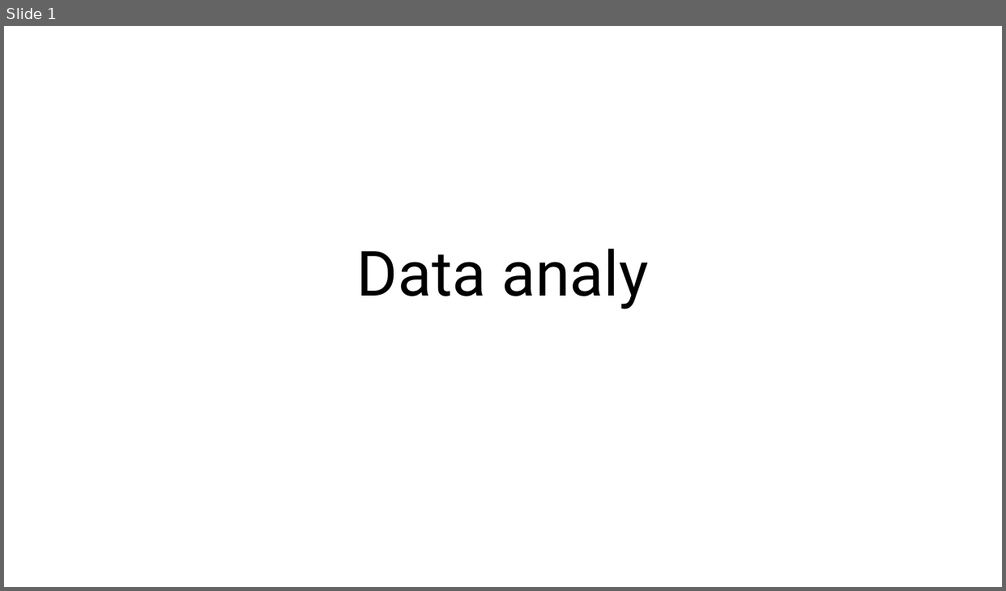
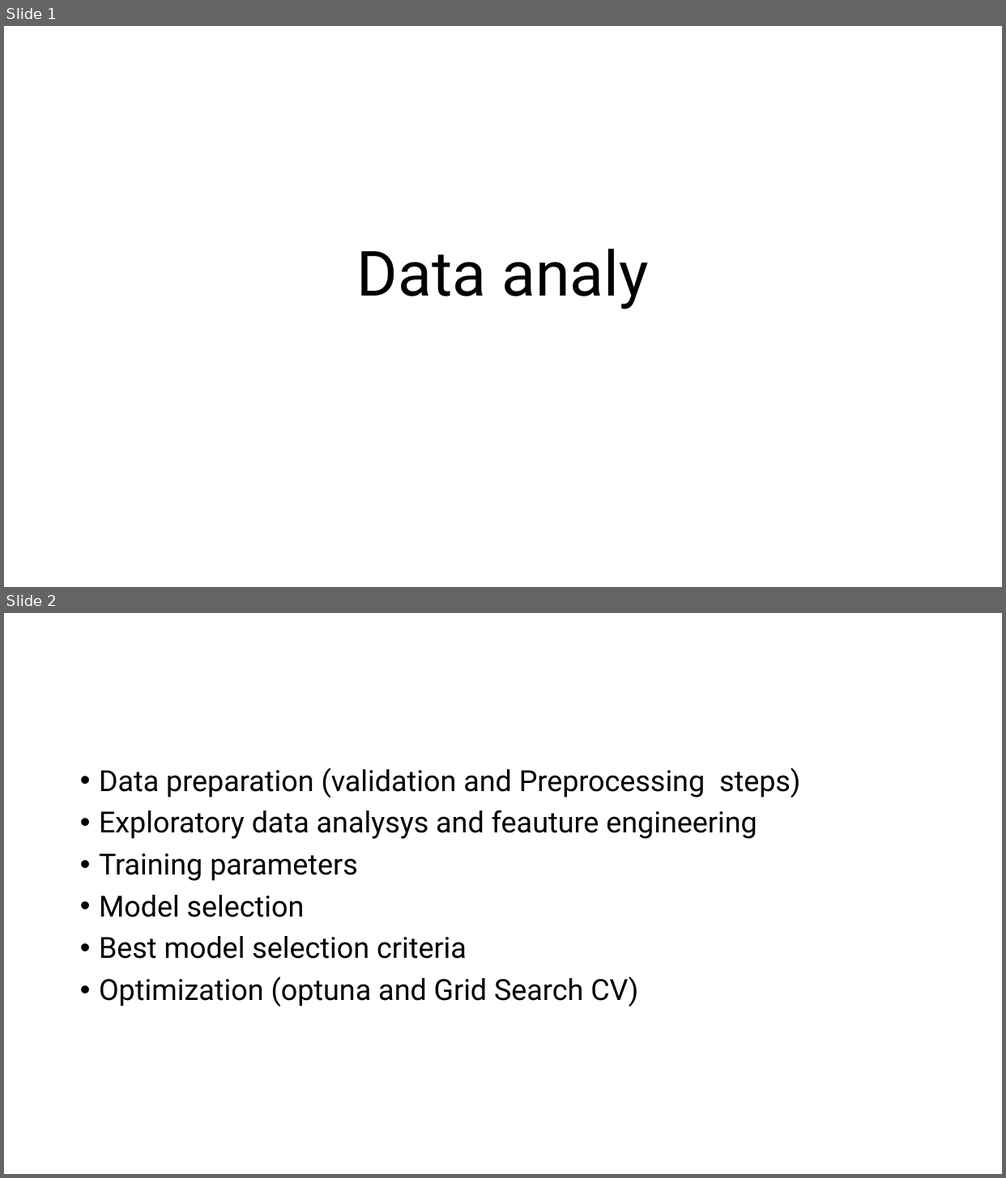
Before and after one commit to lseixasbras/ml-rumos-luis-bras, a slide deck: ML_rumos_luis_bras.pptx. Shown one above the other, each under a label of ours: slide 1 before the commit, slides 1 and 2 after it. The pictures are 1006x591 and 1006x1178 pixels, drawn with LibreOffice and Linux fonts; fonts in the diff are those of the drawing. Boxes give left, top, right and bottom in pixels: in the first picture for what was removed or moved away, otherwise in the second. Text is boxed around its words. In the diff, an @@ line names an element or a change of style, - is before the commit and + after.

```diff
--- a/ML_rumos_luis_bras.pptx
+++ b/ML_rumos_luis_bras.pptx
@@ slide 2 added at [4, 613, 1002, 1174], background #FFFFFF @@
@@ text added at [99, 768, 800, 1007], 28 pt, text #000000 @@
+• Data preparation (validation and Preprocessing steps)
+• Exploratory data analysys and feauture engineering
+• Training parameters
+• Model selection
+• Best model selection criteria
+• Optimization (optuna and Grid Search CV)
```
Also in this commit, not shown: 1 slide removed, 15 other files.
